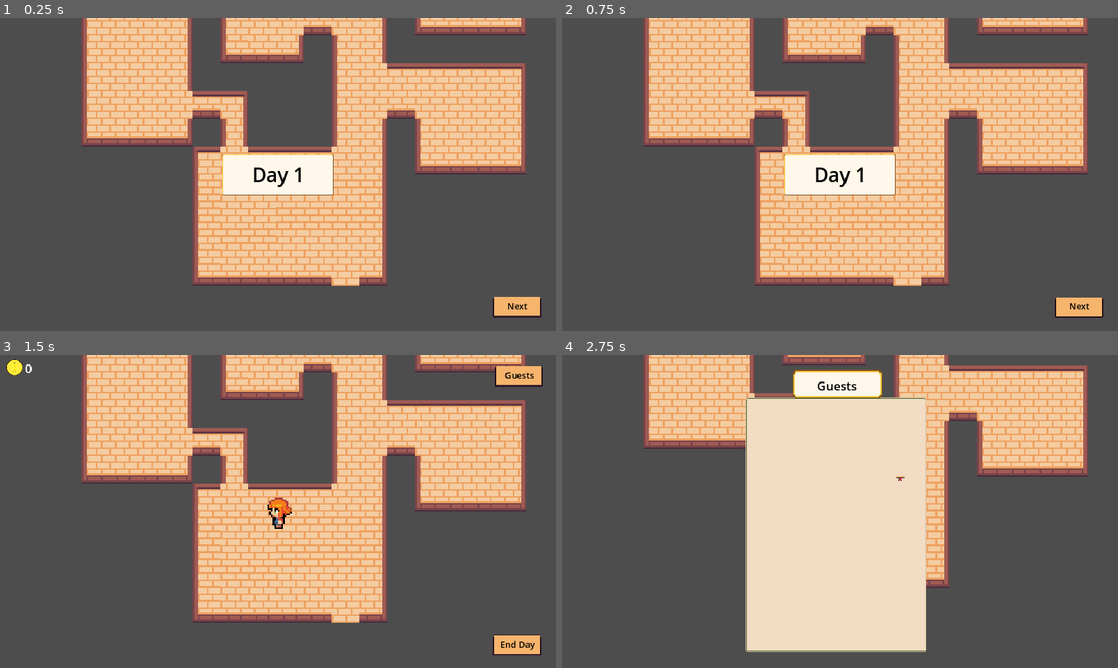
Above: before the commit, frames 1-4 (two rows, left to right).
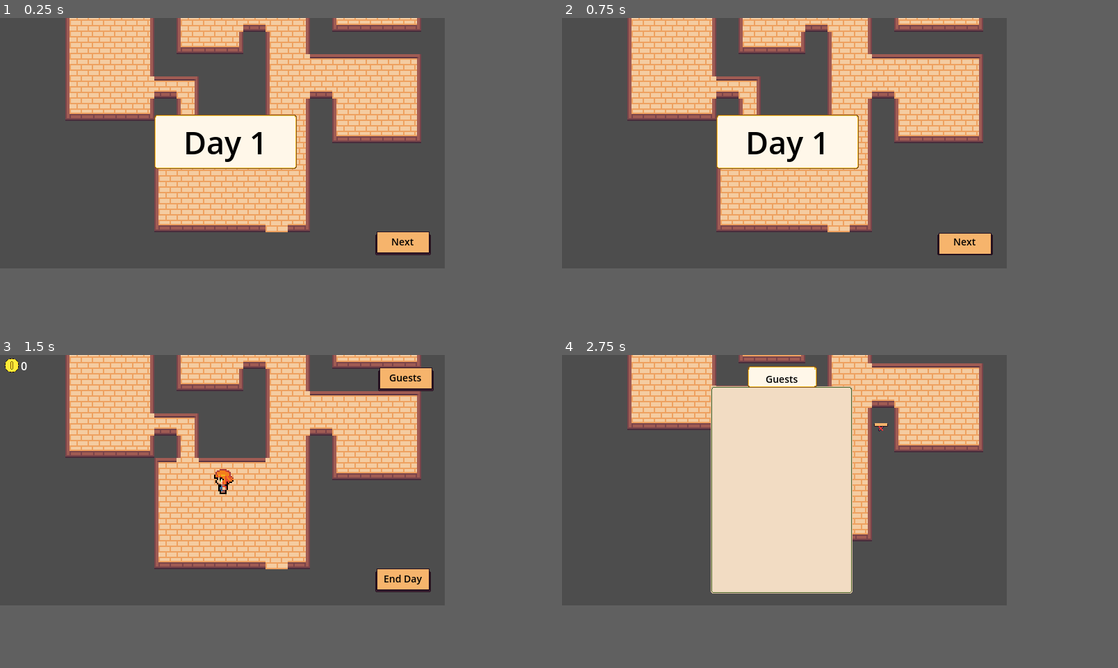
Above: after the commit, the same moments.

Repository: cmclaudet/Hot-Spring-Game
Game: Godot game, scene res://Scenes/main.tscn
Same seed, same stepped clock (60 frames per second), same inputs: the game is played once before the commit and once after it.
Inputs (mouse positions are in pixels of both pictures, inside the frame that each line leads up to; where the layout moved, square brackets give the same spot in the first picture):
- Up to frame 1 (0.25 s): no input
- Up to frame 2 (0.75 s): tap Enter at 0.5 s; move the mouse to (1079, 305) at 0.52 s; hold Right (right) from 0.53 s (still down); click (1079, 305) at 0.67 s
- Up to frame 3 (1.5 s): release Right (right) at 1.25 s; click (533, 646) [544, 658] at 1.25 s
- Up to frame 4 (2.75 s): tap Space at 2 s; move the mouse to (1079, 376) at 2.02 s; hold S (down) from 2.03 s (still down); click (1079, 376) at 2.17 s
In our replay, the window is 800x450 before the commit and 640x360 after it. These sizes can differ from the game's own. Grey fills any space a smaller window leaves; there, only what the larger window draws over its background counts as a difference.

The runs differ from the first frame. In frame 1, 43% of the frame differs, in the area x 11-98%, y 0-96%; in frame 2, 43%; in frame 3, 43%, in the area x 0-98%, y 0-96%; in frame 4, 37%.

Commit message:
Fix matching, day intro and main scene UI scaling

Diff:
--- a/Scenes/Matching/book_page.tscn
+++ b/Scenes/Matching/book_page.tscn
@@ -26,10 +26,10 @@
 anchor_top = 0.5
 anchor_right = 0.5
 anchor_bottom = 0.5
-offset_left = -215.0
-offset_top = -262.0
-offset_right = 200.0
-offset_bottom = 323.0
+offset_left = -104.0
+offset_top = -135.0
+offset_right = 100.0
+offset_bottom = 163.0
 grow_horizontal = 2
 grow_vertical = 2
 theme = SubResource("Theme_vjedx")
@@ -45,10 +45,10 @@
 anchors_preset = -1
 anchor_left = 0.51
 anchor_right = 0.51
-offset_left = -111.65
-offset_top = -69.0
-offset_right = 113.35
-offset_bottom = 7.0
+offset_left = -55.16
+offset_top = -32.0
+offset_right = 53.84
+offset_bottom = 5.0
 grow_horizontal = 2
 texture = ExtResource("2_4ldnd")
 expand_mode = 2
@@ -60,10 +60,10 @@
 anchor_top = 0.5
 anchor_right = 0.5
 anchor_bottom = 0.5
-offset_left = -92.5
-offset_top = -20.0
-offset_right = 89.5
-offset_bottom = 21.0
+offset_left = -45.5
+offset_top = -10.5
+offset_right = 43.5
+offset_bottom = 10.5
 grow_horizontal = 2
 grow_vertical = 2
 theme = SubResource("Theme_xdmsy")
--- a/Scenes/Matching/book_panel.tscn
+++ b/Scenes/Matching/book_panel.tscn
@@ -4,14 +4,14 @@
 [ext_resource type="Script" path="res://Scripts/Components/nine_patch_rect_toggle.gd" id="2_63g3k"]
 
 [node name="BookPanel" type="VBoxContainer"]
-custom_minimum_size = Vector2(2.08165e-12, 23)
-offset_right = 100.0
-offset_bottom = 23.0
+custom_minimum_size = Vector2(2.08165e-12, 36)
+offset_right = 187.0
+offset_bottom = 36.0
 size_flags_horizontal = 3
 mouse_filter = 2
 
 [node name="NinePatchRectToggle" type="NinePatchRect" parent="."]
-custom_minimum_size = Vector2(2.08165e-12, 23)
+custom_minimum_size = Vector2(2.08165e-12, 36)
 layout_mode = 2
 mouse_filter = 0
 texture = ExtResource("1_tbw5k")
--- a/Scenes/Matching/guest_panel.tscn
+++ b/Scenes/Matching/guest_panel.tscn
@@ -11,7 +11,7 @@
 [ext_resource type="Texture2D" uid="uid://c3e5plnaiy6oh" path="res://Art/EncoderXSolutions/star.png" id="8_fmp8b"]
 
 [sub_resource type="LabelSettings" id="LabelSettings_636yt"]
-font_size = 12
+font_size = 5
 font_color = Color(0, 0, 0, 1)
 
 [node name="GuestPanel" node_paths=PackedStringArray("guest_name", "picture", "desired_room_name", "desired_room_stars", "stay_duration", "button") instance=ExtResource("1_q5oes")]
@@ -31,13 +31,13 @@
 
 [node name="ProfilePic" type="NinePatchRect" parent="NinePatchRectToggle" index="0"]
 layout_mode = 1
-anchors_preset = 4
-anchor_top = 0.5
-anchor_bottom = 0.5
-offset_left = 6.0
-offset_top = -8.5
-offset_right = 22.0
-offset_bottom = 6.5
+anchors_preset = -1
+anchor_left = 0.032
+anchor_right = 0.171
+offset_left = 0.0159997
+offset_top = 3.0
+offset_right = 0.0229993
+offset_bottom = 28.0
 grow_vertical = 2
 texture = ExtResource("7_75dmr")
 region_rect = Rect2(0, 6, 32, 26)
@@ -53,9 +53,9 @@
 anchor_top = 1.0
 anchor_right = 0.5
 anchor_bottom = 1.0
-offset_left = -7.0
-offset_top = -14.0
-offset_right = 7.0
+offset_left = -12.5
+offset_top = -24.0
+offset_right = 12.5
 offset_bottom = -1.0
 grow_horizontal = 2
 grow_vertical = 0
@@ -70,21 +70,24 @@
 anchor_right = 0.5
 anchor_bottom = 1.0
 offset_left = -14.0
-offset_right = 96.0
-offset_bottom = 17.0
+offset_top = -1.0
+offset_right = 15.0
+offset_bottom = 7.0
 grow_horizontal = 2
 grow_vertical = 0
-scale = Vector2(0.25, 0.25)
 text = "Name"
 label_settings = ExtResource("7_73aak")
 horizontal_alignment = 1
 
 [node name="DesiredRoom" type="NinePatchRect" parent="NinePatchRectToggle" index="1"]
-layout_mode = 0
-offset_left = 25.0
+layout_mode = 1
+anchors_preset = -1
+anchor_left = 0.197
+anchor_right = 0.332
+offset_left = -0.839002
 offset_top = 3.0
-offset_right = 41.0
-offset_bottom = 18.0
+offset_right = -0.0840032
+offset_bottom = 28.0
 texture = ExtResource("7_75dmr")
 region_rect = Rect2(0, 6, 32, 26)
 patch_margin_left = 4
@@ -99,11 +102,10 @@
 anchor_top = 0.609
 anchor_right = 0.5
 anchor_bottom = 0.609
-offset_left = -9.0
-offset_top = 0.865
-offset_right = 61.0
-offset_bottom = 17.865
-scale = Vector2(0.25, 0.25)
+offset_left = -10.5
+offset_top = 0.774999
+offset_right = 10.5
+offset_bottom = 8.775
 text = "Basic"
 label_settings = SubResource("LabelSettings_636yt")
 horizontal_alignment = 1
@@ -113,13 +115,13 @@
 layout_mode = 1
 anchors_preset = -1
 anchor_left = 0.5
-anchor_top = 0.941
+anchor_top = 0.605
 anchor_right = 0.5
-anchor_bottom = 0.941
-offset_left = -8.0
-offset_top = -9.115
-offset_right = 8.0
-offset_bottom = -6.115
+anchor_bottom = 0.605
+offset_left = -12.5
+offset_top = -7.125
+offset_right = 12.5
+offset_bottom = -1.125
 grow_horizontal = 2
 theme_override_constants/separation = 1
 alignment = 1
@@ -139,13 +141,12 @@
 anchor_top = 1.0
 anchor_right = 1.0
 anchor_bottom = 1.0
-offset_left = -51.0
-offset_top = -6.0
-offset_right = 144.0
-offset_bottom = 11.0
+offset_left = -61.0
+offset_top = -11.0
+offset_right = -4.0
+offset_bottom = -3.0
 grow_horizontal = 0
 grow_vertical = 0
-scale = Vector2(0.25, 0.25)
 text = "2 Days"
 label_settings = ExtResource("7_73aak")
 horizontal_alignment = 2
--- a/Scenes/Matching/matching.tscn
+++ b/Scenes/Matching/matching.tscn
@@ -8,7 +8,7 @@
 [ext_resource type="Texture2D" uid="uid://d0544mtup7b3n" path="res://Art/Complete_GUI_Essential_Pack_Free_Version/01_Basic_Collection/01_Flat_Theme/Sprites/UI_Flat_Button_Small_Release_02a1.png" id="13_si5sg"]
 [ext_resource type="Texture2D" uid="uid://cs1qsbdgmwfo4" path="res://Art/Complete_GUI_Essential_Pack_Free_Version/01_Basic_Collection/01_Flat_Theme/Sprites/UI_Flat_Checkmark_Large.png" id="13_ybc42"]
 
-[node name="Matching" type="Control" node_paths=PackedStringArray("guest_container", "room_container")]
+[node name="Matching" type="Control" node_paths=PackedStringArray("guest_container", "room_container", "matching_container")]
 layout_mode = 3
 anchors_preset = 15
 anchor_right = 1.0
@@ -18,11 +18,12 @@
 script = ExtResource("1_1wlxi")
 guest_container = NodePath("BookPageGuest/TextureRect/ScrollContainer/VBoxContainer")
 room_container = NodePath("BookPageRooms/TextureRect/ScrollContainer/VBoxContainer")
+matching_container = NodePath(".")
 
 [node name="BookPageGuest" parent="." instance=ExtResource("1_t234y")]
 layout_mode = 1
-offset_left = -59.0
-offset_right = -59.0
+offset_left = -114.0
+offset_right = -114.0
 
 [node name="TextureRect" parent="BookPageGuest" index="0"]
 region_rect = Rect2(2.84827, 1.95276, 81.3141, 25.1392)
@@ -32,10 +33,10 @@
 anchors_preset = -1
 anchor_left = 0.505
 anchor_right = 0.505
-offset_left = -44.025
+offset_left = -94.545
 offset_top = 8.0
-offset_right = 43.975
-offset_bottom = 141.0
+offset_right = 92.455
+offset_bottom = 289.0
 
 [node name="VBoxContainer" type="VBoxContainer" parent="BookPageGuest/TextureRect/ScrollContainer"]
 layout_mode = 2
@@ -48,8 +49,8 @@
 
 [node name="BookPageRooms" parent="." instance=ExtResource("1_t234y")]
 layout_mode = 1
-offset_left = 65.0
-offset_right = 65.0
+offset_left = 119.0
+offset_right = 119.0
 
 [node name="TextureRect" parent="BookPageRooms" index="0"]
 texture = ExtResource("4_enuk6")
@@ -60,10 +61,10 @@
 anchors_preset = -1
 anchor_left = 0.505
 anchor_right = 0.505
-offset_left = -44.025
+offset_left = -94.545
 offset_top = 8.0
-offset_right = 43.975
-offset_bottom = 141.0
+offset_right = 92.455
+offset_bottom = 289.0
 
 [node name="VBoxContainer" type="VBoxContainer" parent="BookPageRooms/TextureRect/ScrollContainer"]
 layout_mode = 2
@@ -80,10 +81,10 @@
 anchor_top = 1.0
 anchor_right = 1.0
 anchor_bottom = 1.0
-offset_left = -36.0
-offset_top = -37.0
-offset_right = -4.0
-offset_bottom = -5.0
+offset_left = -41.0
+offset_top = -40.0
+offset_right = -9.0
+offset_bottom = -8.0
 grow_horizontal = 0
 grow_vertical = 0
 texture_normal = ExtResource("11_2wyrs")
--- a/Scenes/Matching/room_panel.tscn
+++ b/Scenes/Matching/room_panel.tscn
@@ -5,11 +5,9 @@
 [ext_resource type="Texture2D" uid="uid://bhx7mji457e0e" path="res://Art/Ui/RoomRect_Hover.png" id="3_aw1bf"]
 [ext_resource type="Texture2D" uid="uid://b6pb6t0p1vlju" path="res://Art/Ui/RoomRect_Pressed.png" id="4_y7lu7"]
 [ext_resource type="PackedScene" uid="uid://be460ouuofqw7" path="res://Scenes/Matching/room_panel_bed.tscn" id="7_3wwyg"]
+[ext_resource type="LabelSettings" uid="uid://cdtgj8dm8l6kv" path="res://Themes/ui_label_setting_book_panel.tres" id="7_hri2k"]
 [ext_resource type="Texture2D" uid="uid://c3e5plnaiy6oh" path="res://Art/EncoderXSolutions/star.png" id="7_rcpip"]
 [ext_resource type="Script" path="res://Scripts/Matching/ui_stars.gd" id="7_yo2vo"]
-
-[sub_resource type="Theme" id="Theme_qhsa0"]
-default_font_size = 12
 
 [node name="RoomPanel" node_paths=PackedStringArray("room_name", "bed_container", "star_container", "button") instance=ExtResource("1_qmgfb")]
 script = ExtResource("3_64kxa")
@@ -28,10 +26,10 @@
 anchors_preset = 1
 anchor_left = 1.0
 anchor_right = 1.0
-offset_left = -61.0
-offset_top = 2.0
-offset_right = -4.0
-offset_bottom = 6.0
+offset_left = -68.0
+offset_top = 3.0
+offset_right = -5.0
+offset_bottom = 10.0
 grow_horizontal = 0
 alignment = 2
 script = ExtResource("7_yo2vo")
@@ -49,13 +47,12 @@
 anchor_top = 0.5
 anchor_bottom = 0.5
 offset_left = 4.0
-offset_top = -10.5
-offset_right = 311.0
-offset_bottom = 6.5
+offset_top = -16.0
+offset_right = 81.0
+offset_bottom = -8.0
 grow_vertical = 2
-scale = Vector2(0.3, 0.3)
-theme = SubResource("Theme_qhsa0")
 text = "Name | Type"
+label_settings = ExtResource("7_hri2k")
 
 [node name="ScrollContainer" type="ScrollContainer" parent="NinePatchRectToggle" index="2"]
 layout_mode = 1
@@ -63,9 +60,9 @@
 anchor_top = 0.5
 anchor_bottom = 0.5
 offset_left = 4.0
-offset_top = -5.5
-offset_right = 96.0
-offset_bottom = 11.5
+offset_top = -8.0
+offset_right = 182.0
+offset_bottom = 15.0
 grow_vertical = 2
 
 [node name="HBoxContainer" type="HBoxContainer" parent="NinePatchRectToggle/ScrollContainer" index="0"]
--- a/Scenes/Matching/room_panel_bed.tscn
+++ b/Scenes/Matching/room_panel_bed.tscn
@@ -4,7 +4,7 @@
 [ext_resource type="Script" path="res://Scripts/Matching/room_panel_bed.gd" id="2_62ptr"]
 
 [node name="Bed" type="NinePatchRect" node_paths=PackedStringArray("pic")]
-custom_minimum_size = Vector2(15, 14)
+custom_minimum_size = Vector2(25, 23)
 offset_right = 15.0
 offset_bottom = 14.0
 texture = ExtResource("1_o0fji")
@@ -23,9 +23,9 @@
 anchor_top = 1.0
 anchor_right = 0.5
 anchor_bottom = 1.0
-offset_left = -6.5
-offset_top = -13.0
-offset_right = 6.5
+offset_left = -11.5
+offset_top = -22.0
+offset_right = 11.5
 offset_bottom = -1.0
 grow_horizontal = 2
 grow_vertical = 0
--- a/Scenes/Shared/ui_button_text.tscn
+++ b/Scenes/Shared/ui_button_text.tscn
@@ -11,10 +11,10 @@
 anchors_preset = 1
 anchor_left = 1.0
 anchor_right = 1.0
-offset_left = -30.0
-offset_top = 25.0
-offset_right = -30.0
-offset_bottom = 25.0
+offset_left = -16.0
+offset_top = 18.0
+offset_right = -16.0
+offset_bottom = 18.0
 grow_horizontal = 0
 mouse_filter = 1
 
@@ -23,8 +23,8 @@
 anchors_preset = 1
 anchor_left = 1.0
 anchor_right = 1.0
-offset_left = -111.0
-offset_bottom = 48.0
+offset_left = -80.0
+offset_bottom = 34.0
 grow_horizontal = 0
 mouse_filter = 0
 texture = ExtResource("1_ql584")
@@ -43,10 +43,10 @@
 anchor_top = 0.5
 anchor_right = 0.5
 anchor_bottom = 0.5
-offset_left = -49.0
-offset_top = -21.0
-offset_right = 51.0
-offset_bottom = 18.0
+offset_left = -36.0
+offset_top = -15.0
+offset_right = 36.0
+offset_bottom = 12.0
 grow_horizontal = 2
 grow_vertical = 2
 text = "Guests"
--- a/Scenes/day_intro.tscn
+++ b/Scenes/day_intro.tscn
@@ -25,10 +25,10 @@
 anchor_top = 0.5
 anchor_right = 0.5
 anchor_bottom = 0.5
-offset_left = -129.0
-offset_top = -47.0
-offset_right = 128.0
-offset_bottom = 48.0
+offset_left = -98.0
+offset_top = -41.0
+offset_right = 107.0
+offset_bottom = 37.0
 grow_horizontal = 2
 grow_vertical = 2
 texture = ExtResource("2_yayid")
@@ -45,10 +45,10 @@
 anchor_top = 0.5
 anchor_right = 0.5
 anchor_bottom = 0.5
-offset_left = -109.5
-offset_top = -34.5
-offset_right = 112.5
-offset_bottom = 36.5
+offset_left = -97.5
+offset_top = -34.0
+offset_right = 97.5
+offset_bottom = 35.0
 grow_horizontal = 2
 grow_vertical = 2
 text = "Day 1"
@@ -61,15 +61,15 @@
 anchors_preset = 3
 anchor_top = 1.0
 anchor_bottom = 1.0
-offset_left = -34.0
-offset_top = -34.0
-offset_right = -34.0
-offset_bottom = -34.0
+offset_left = -20.0
+offset_top = -21.0
+offset_right = -20.0
+offset_bottom = -21.0
 grow_vertical = 0
 
 [node name="Button" parent="NextUiButton" index="0"]
-offset_top = -45.0
-offset_bottom = 3.0
+offset_top = -32.0
+offset_bottom = 2.0
 
 [node name="Label" parent="NextUiButton/Button" index="0"]
 text = "Next"
--- a/Scenes/main.tscn
+++ b/Scenes/main.tscn
@@ -699,7 +699,6 @@
 sources/1 = SubResource("TileSetAtlasSource_banms")
 
 [sub_resource type="LabelSettings" id="LabelSettings_c0uy7"]
-font_size = 28
 
 [node name="Main" type="Node2D" node_paths=PackedStringArray("ui_container", "coin_ui", "canvas_layer", "player")]
 script = ExtResource("1_db02v")
@@ -711,7 +710,7 @@
 
 [node name="Camera2D" type="Camera2D" parent="."]
 position = Vector2(1, 0)
-zoom = Vector2(4, 4)
+zoom = Vector2(2, 2)
 
 [node name="TileMap" type="TileMap" parent="."]
 tile_set = SubResource("TileSet_upabd")
@@ -747,10 +746,10 @@
 anchors_preset = 3
 anchor_top = 1.0
 anchor_bottom = 1.0
-offset_left = -34.0
-offset_top = -31.0
-offset_right = -34.0
-offset_bottom = -31.0
+offset_left = -20.0
+offset_top = -21.0
+offset_right = -20.0
+offset_bottom = -21.0
 grow_vertical = 0
 script = ExtResource("6_mlxts")
 button = NodePath("Button")
@@ -759,8 +758,8 @@
 anchors_preset = 3
 anchor_top = 1.0
 anchor_bottom = 1.0
-offset_top = -45.0
-offset_bottom = 3.0
+offset_top = -32.0
+offset_bottom = 2.0
 grow_vertical = 0
 
 [node name="Label" parent="CanvasLayer/Control/EndDayUiButton/Button" index="0"]
@@ -768,19 +767,19 @@
 
 [node name="CoinUi" type="Control" parent="CanvasLayer/Control" node_paths=PackedStringArray("amount_label")]
 anchors_preset = 0
-offset_left = 15.0
-offset_top = 10.0
-offset_right = 74.0
-offset_bottom = 61.0
+offset_left = 7.0
+offset_top = 5.0
+offset_right = 66.0
+offset_bottom = 56.0
 script = ExtResource("12_h3fv2")
 amount_label = NodePath("Label")
 
 [node name="TextureRect" type="TextureRect" parent="CanvasLayer/Control/CoinUi"]
 layout_mode = 1
 anchors_preset = -1
-anchor_right = 0.644
-offset_right = 0.00399685
-offset_bottom = 37.0
+anchor_right = 0.356
+offset_right = -0.00400037
+offset_bottom = 20.0
 texture = ExtResource("12_dht5g")
 expand_mode = 2
 stretch_mode = 4
@@ -788,11 +787,14 @@
 [node name="Label" type="Label" parent="CanvasLayer/Control/CoinUi"]
 layout_mode = 1
 anchors_preset = -1
-anchor_left = 0.729
-anchor_right = 0.729
-offset_left = -0.0110019
-offset_right = 54.989
-offset_bottom = 39.0
+anchor_left = 0.39
+anchor_top = -0.046
+anchor_right = 0.39
+anchor_bottom = -0.046
+offset_left = -0.0100009
+offset_top = 1.346
+offset_right = 31.99
+offset_bottom = 24.346
 text = "99"
 label_settings = SubResource("LabelSettings_c0uy7")
 vertical_alignment = 1
--- a/Themes/ui_label_setting_book_panel.tres
+++ b/Themes/ui_label_setting_book_panel.tres
@@ -1,4 +1,4 @@
 [gd_resource type="LabelSettings" format=3 uid="uid://cdtgj8dm8l6kv"]
 
 [resource]
-font_size = 12
+font_size = 5
--- a/Themes/ui_label_setting_menu_button.tres
+++ b/Themes/ui_label_setting_menu_button.tres
@@ -1,5 +1,5 @@
 [gd_resource type="LabelSettings" format=3 uid="uid://lt6428wgxtiq"]
 
 [resource]
-font_size = 20
+font_size = 14
 font_color = Color(0, 0, 0, 1)
--- a/Themes/ui_text_small_header.tres
+++ b/Themes/ui_text_small_header.tres
@@ -1,5 +1,5 @@
 [gd_resource type="LabelSettings" format=3 uid="uid://cjwsxdq0cq7qk"]
 
 [resource]
-font_size = 28
+font_size = 14
 font_color = Color(0, 0, 0, 1)
--- a/project.godot
+++ b/project.godot
@@ -23,8 +23,8 @@
 
 [display]
 
-window/size/viewport_width=1280
-window/size/viewport_height=720
+window/size/viewport_width=640
+window/size/viewport_height=360
 window/stretch/mode="canvas_items"
 window/stretch/aspect="expand"
 
